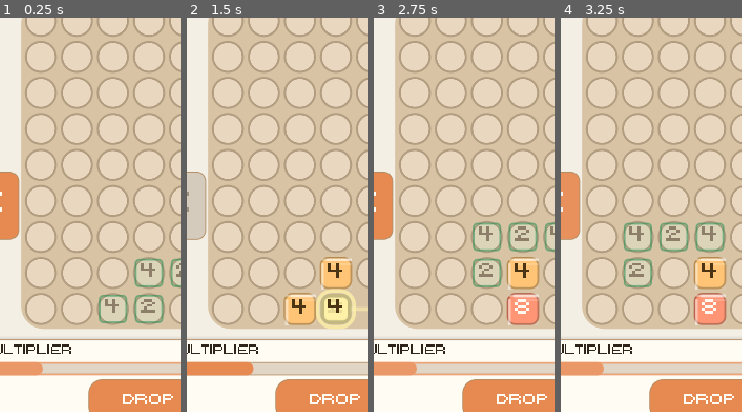
Above: before the commit, frames 1-4 (left to right).
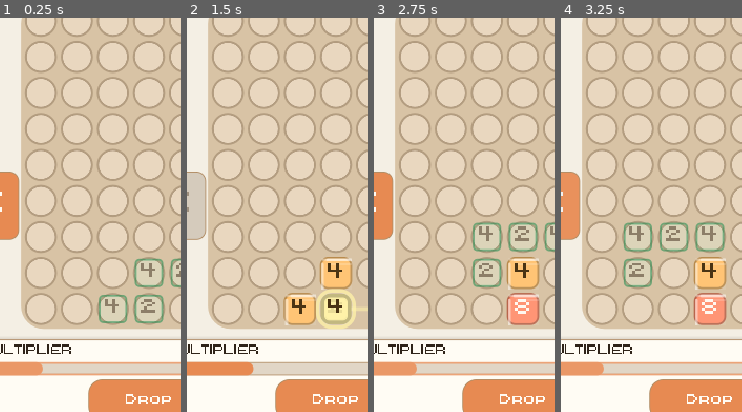
Above: after the commit, the same moments.

Repository: DAILY19/Mergefall
Game: Godot game, scene res://scenes/main.tscn
Same seed, same stepped clock (60 frames per second), same inputs: the game is played once before the commit and once after it.
Inputs:
- Up to frame 1 (0.25 s): no input
- Up to frame 2 (1.5 s): click "DROP" (after the commit: "Drop") at 0.5 s; click "NEW RUN" at 1.25 s
- Up to frame 3 (2.75 s): click "NEW RUN" at 2 s
- Up to frame 4 (3.25 s): click "<" at 2.75 s
The pictures show only the part of the screen within x 9-59%, y 43-93%; the shares and areas given below are measured in that part.

The runs differ from the first frame. In frame 1, 0.3% of the frame differs, in the area x 67-96%, y 95-98%; in frame 2, 0.3%; in frame 3, 0.3%; in frame 4, 0.3%.

Commit message:
Optimize gameplay systems and clean project code

Diff:
--- a/scripts/audio/gameplay_audio.gd
+++ b/scripts/audio/gameplay_audio.gd
@@ -31,6 +31,13 @@
 	add_child(motion_player)
 	add_child(impact_player)
 	add_child(result_player)
+
+
+func _exit_tree() -> void:
+	for player in [input_player, motion_player, impact_player, result_player]:
+		player.stop()
+		player.stream = null
+	play_versions.clear()
 
 
 func play_move(direction: int) -> void:
--- a/scripts/core/board_state.gd
+++ b/scripts/core/board_state.gd
@@ -17,8 +17,8 @@
 		cells.append(row)
 
 
-func duplicate_state():
-	var clone = get_script().new()
+func duplicate_state() -> BoardState:
+	var clone := BoardState.new()
 	clone.width = width
 	clone.height = height
 	for row in cells:
@@ -221,9 +221,6 @@
 
 
 func _can_occupy_drop_offset(cells_to_drop: Array, y_offset: int) -> bool:
-	var occupied := {}
-	for cell in cells_to_drop:
-		occupied[cell + Vector2i(0, y_offset)] = true
 	for cell in cells_to_drop:
 		var position: Vector2i = cell + Vector2i(0, y_offset)
 		if position.x < 0 or position.x >= width or position.y >= height:
@@ -267,14 +264,11 @@
 	var pairs := _find_merge_pairs()
 	if pairs.is_empty():
 		return result
-	var snapshot := []
-	for row in cells:
-		snapshot.append(row.duplicate())
 	var writes: Array[Dictionary] = []
 	for pair in pairs:
 		var first: Vector2i = pair[0]
 		var second: Vector2i = pair[1]
-		var value: int = snapshot[first.y][first.x]
+		var value: int = get_value(first)
 		var target := _merge_result_position(first, second)
 		var source := second if target == first else first
 		writes.append({"source": source, "target": target, "value": value})
@@ -324,9 +318,11 @@
 	var value := get_value(start)
 	var component: Array[Vector2i] = []
 	var queue: Array[Vector2i] = [start]
+	var queue_index := 0
 	visited[start] = true
-	while not queue.is_empty():
-		var cell: Vector2i = queue.pop_front()
+	while queue_index < queue.size():
+		var cell: Vector2i = queue[queue_index]
+		queue_index += 1
 		component.append(cell)
 		for direction in [Vector2i.DOWN, Vector2i.LEFT, Vector2i.RIGHT, Vector2i.UP]:
 			var neighbor: Vector2i = cell + direction
--- a/scripts/core/piece_generator.gd
+++ b/scripts/core/piece_generator.gd
@@ -6,31 +6,29 @@
 
 var rng := RandomNumberGenerator.new()
 var _catalog_source: Array[Resource] = []
-var _catalog_cache := {}
+var _catalog_cache: Dictionary = {}
+var _available_families: Array[String] = []
 
 
 func _init() -> void:
 	rng.seed = DEFAULT_SEED
 
 
-func next_piece(definitions: Array[Resource], progression: Resource, completed_turns: int):
-	var catalog := _build_catalog(definitions)
+func next_piece(definitions: Array[Resource], progression: Resource, completed_turns: int) -> PieceDefinition:
+	var catalog: Dictionary = _build_catalog(definitions)
 	if catalog.is_empty() or progression == null:
 		return null
-	var families := FAMILY_ORDER.filter(func(family: String) -> bool:
-		return catalog.has(family)
-	)
-	if families.is_empty():
+	if _available_families.is_empty():
 		return null
-	var family: String = families[rng.randi_range(0, families.size() - 1)]
-	var orientations: Array = catalog[family]
-	var template: Resource = orientations[rng.randi_range(0, orientations.size() - 1)]
+	var family: String = _available_families[rng.randi_range(0, _available_families.size() - 1)]
+	var orientations: Array[Resource] = catalog[family]
+	var template: PieceDefinition = orientations[rng.randi_range(0, orientations.size() - 1)]
 	var phase: Resource = progression.phase_for_completed_turn(completed_turns)
 	if phase == null:
 		return null
-	var pair := _weighted_rank_pair(phase, progression)
-	var values := _values_for_cells(template.cells, pair)
-	var piece = template.duplicate_with_values(values)
+	var pair: Array[int] = _weighted_rank_pair(phase, progression)
+	var values: Array[int] = _values_for_cells(template.cells, pair)
+	var piece: PieceDefinition = template.duplicate_with_values(values)
 	piece.generation_turn = completed_turns
 	piece.selected_value_ranks = pair.duplicate()
 	assert(_is_valid_piece_instance(piece, pair), "Generated malformed tetromino piece: %s" % piece.display_name)
@@ -52,9 +50,9 @@
 func _build_catalog(definitions: Array[Resource]) -> Dictionary:
 	if definitions == _catalog_source:
 		return _catalog_cache
-	var catalog := {}
+	var catalog: Dictionary = {}
 	for family in FAMILY_ORDER:
-		catalog[family] = []
+		catalog[family] = [] as Array[Resource]
 	for piece in definitions:
 		if piece == null:
 			continue
@@ -67,6 +65,10 @@
 			catalog.erase(family)
 	_catalog_source = definitions.duplicate()
 	_catalog_cache = catalog
+	_available_families.clear()
+	for family in FAMILY_ORDER:
+		if catalog.has(family):
+			_available_families.append(family)
 	return catalog
 
 
@@ -130,8 +132,6 @@
 
 
 func _is_valid_piece_instance(piece: Resource, allowed_ranks: Array[int]) -> bool:
-	if not _is_valid_catalog_piece(piece):
-		return false
 	if piece.cell_values.size() != piece.cells.size():
 		return false
 	for value in piece.cell_values:
--- a/scripts/ui/game_hud.gd
+++ b/scripts/ui/game_hud.gd
@@ -150,22 +150,28 @@
 
 
 func update_status(data: Dictionary) -> void:
-	_score_label.text = str(data.get("score", 0))
-	_best_label.text = str(data.get("best_score", 0))
-	_moves_label.text = str(data.get("move_count", 0))
-	_target_label.text = data.get("target_text", "")
-	_subtitle_label.text = data.get("subtitle_text", "")
-	_current_piece_label.text = data.get("current_piece_text", "")
+	_set_label_text(_score_label, str(data.get("score", 0)))
+	_set_label_text(_best_label, str(data.get("best_score", 0)))
+	_set_label_text(_moves_label, str(data.get("move_count", 0)))
+	_set_label_text(_target_label, data.get("target_text", ""))
+	_set_label_text(_subtitle_label, data.get("subtitle_text", ""))
+	_set_label_text(_current_piece_label, data.get("current_piece_text", ""))
 	_undo_button.disabled = not data.get("can_undo", false)
-	_drop_button.text = "DROP"
 	var movement_disabled: bool = bool(data.get("movement_disabled", false))
 	_left_button.disabled = movement_disabled
 	_right_button.disabled = movement_disabled
 
 
 func set_gameplay_rects(board_rect_global: Rect2, _drop_zone_rect_global: Rect2 = Rect2()) -> void:
+	if _board_rect_global == board_rect_global:
+		return
 	_board_rect_global = board_rect_global
 	_layout_side_controls()
+
+
+func _set_label_text(label: Label, text: String) -> void:
+	if label.text != text:
+		label.text = text
 
 
 func get_side_control_rects() -> Dictionary:
--- a/scripts/ui/piece_preview_strip.gd
+++ b/scripts/ui/piece_preview_strip.gd
@@ -75,8 +75,10 @@
 
 func set_pieces(pieces: Array[Resource]) -> void:
 	var queue_changed := not _same_piece_queue(_pieces, pieces)
+	if not queue_changed:
+		return
 	_pieces = pieces.duplicate()
-	if queue_changed and is_inside_tree() and not Engine.is_editor_hint():
+	if is_inside_tree() and not Engine.is_editor_hint():
 		_queue_handoff_ratio = 1.0
 		if _queue_tween != null and _queue_tween.is_valid():
 			_queue_tween.kill()
@@ -87,6 +89,8 @@
 
 
 func clear_pieces() -> void:
+	if _pieces.is_empty():
+		return
 	_pieces.clear()
 	queue_redraw()
 
--- a/tests/debug_preload_board_state.gd
+++ /dev/null
@@ -1,12 +0,0 @@
-extends SceneTree
-
-
-func _init() -> void:
-	var board_state_script = load("res://scripts/core/board_state.gd")
-	if board_state_script == null:
-		push_error("Failed to load res://scripts/core/board_state.gd")
-		quit(1)
-		return
-
-	print("Loaded board_state.gd successfully.")
-	quit(0)
--- a/tests/falling_feel_test_runner.gd
+++ b/tests/falling_feel_test_runner.gd
@@ -342,7 +342,10 @@
 	for failure in failures:
 		push_error(failure)
 	root.remove_child(main)
-	main.queue_free()
+	main.free()
+	main = null
+	scene = null
+	await process_frame
 	await process_frame
 	await process_frame
 	if failures.is_empty():
Not shown, removed: tests/debug_preload_board_state.gd.uid
